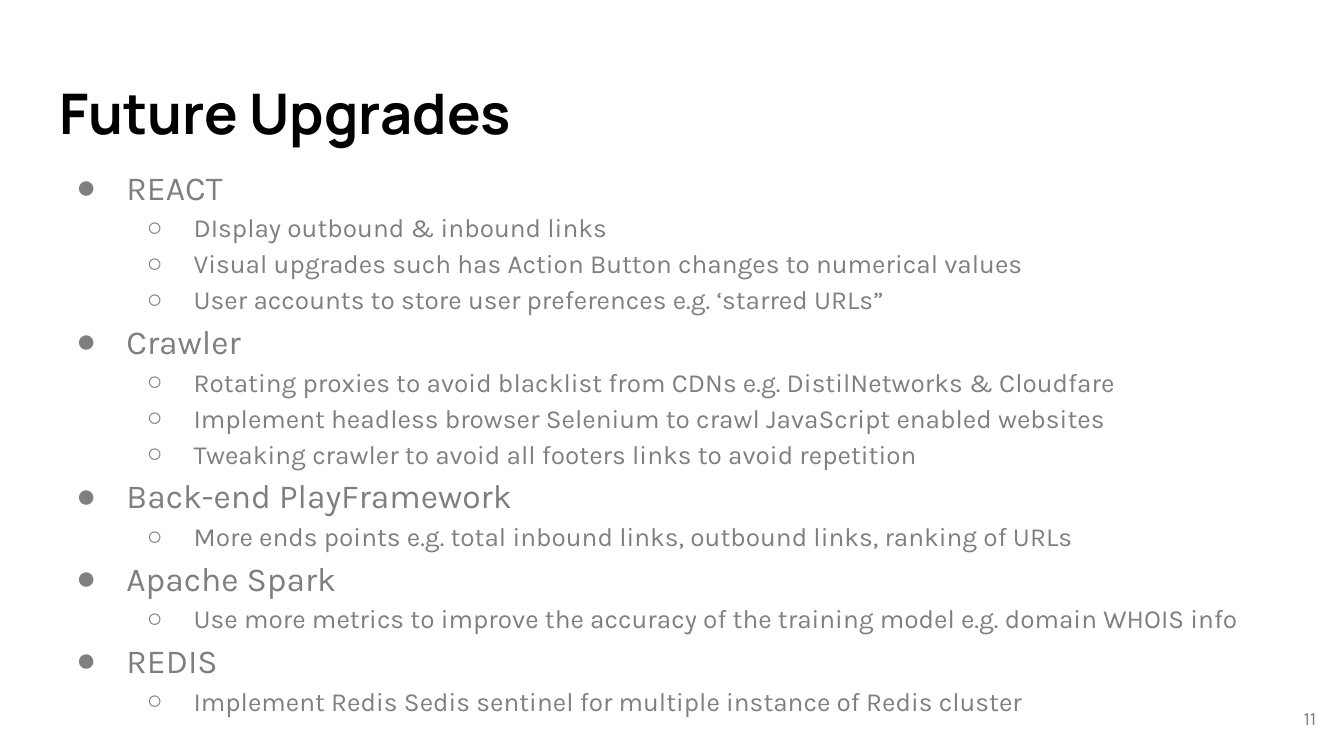
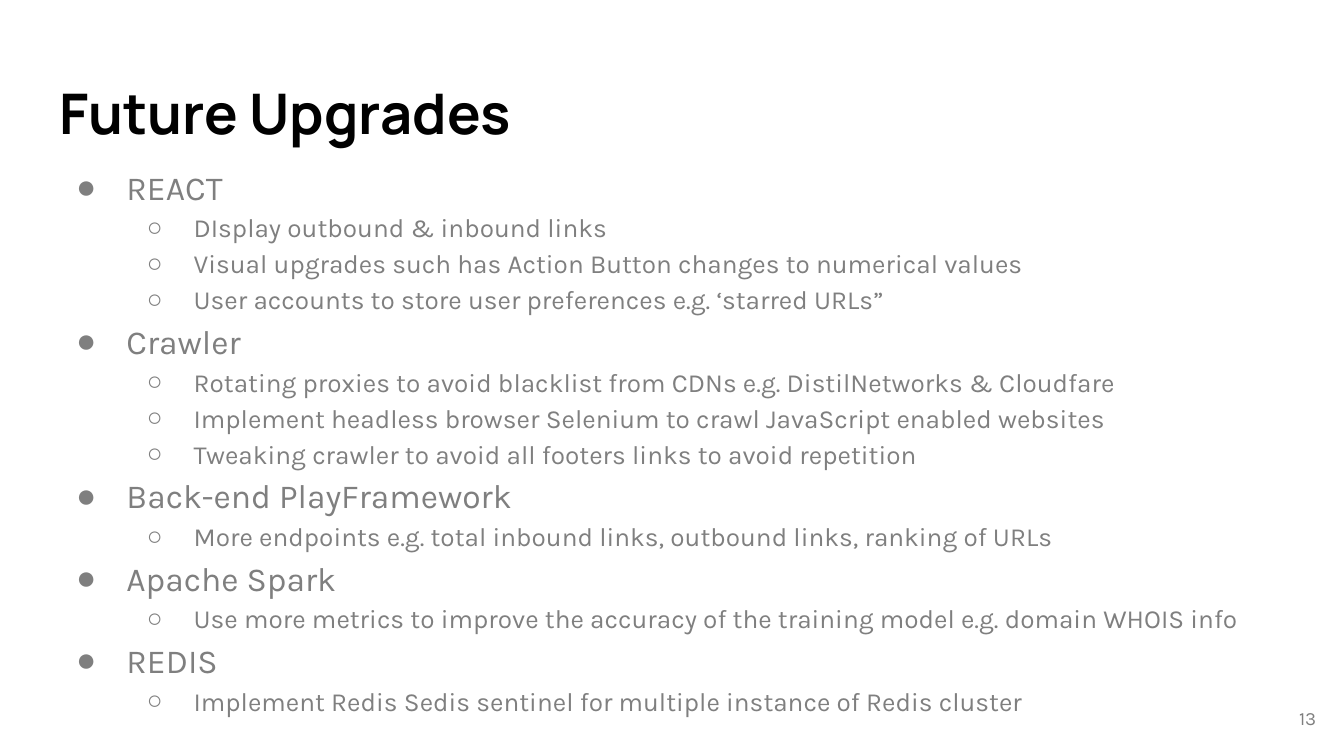
Before and after one commit to jiaminghong/camelcrawler, a slide deck: slide 13 of FinalPresentation.pptx (slide 11 before the commit). Drawn at 1344x756 pixels with LibreOffice and Linux fonts; fonts in the diff are those of the drawing. Boxes give left, top, right and bottom in pixels: in the first picture for what was removed or moved away, otherwise in the second. Text is boxed around its words. In the diff, an @@ line names an element or a change of style, - is before the commit and + after.

```diff
--- a/FinalPresentation.pptx
+++ b/FinalPresentation.pptx
@@ text at <box>194,528,1052,553</box>: text changed @@
-  ○ More ends points e.g. total inbound links, outbound links, ranking of URLs
+  ○ More endpoints e.g. total inbound links, outbound links, ranking of URLs
@@ page number at <box>1299,713,1316,725</box>: text changed @@
-11
+13
```
Also in this commit, not shown: 3 other slides changed, 3 slides added, 1 slide removed.
